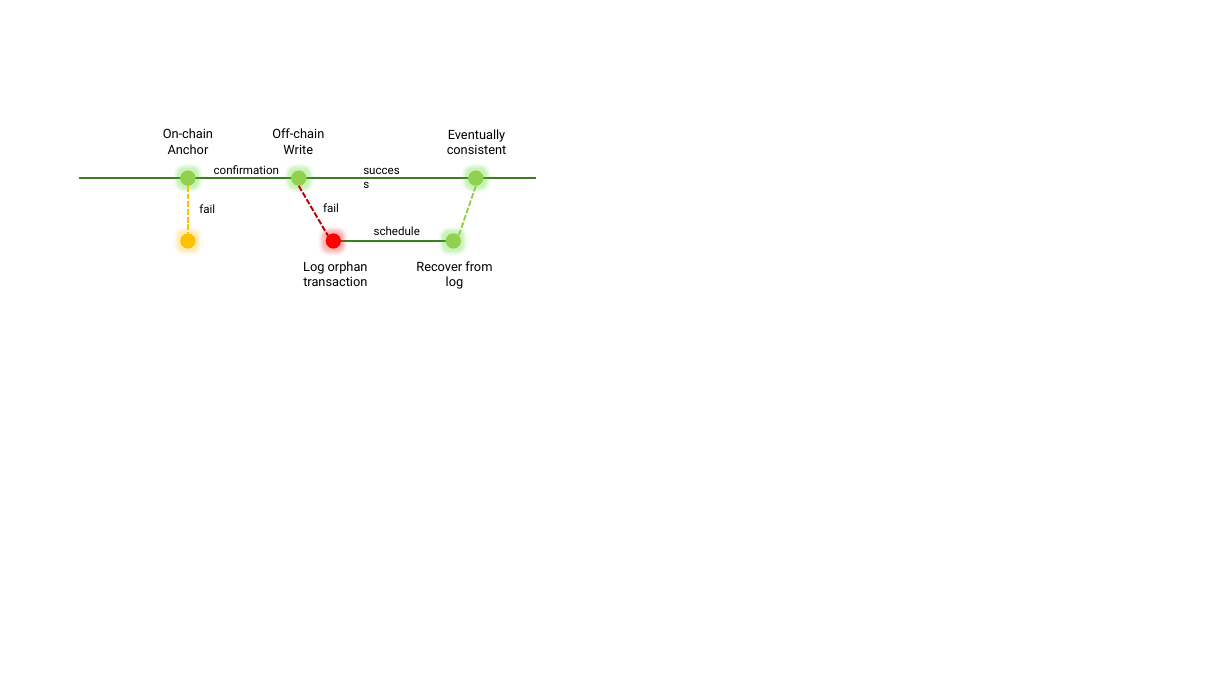
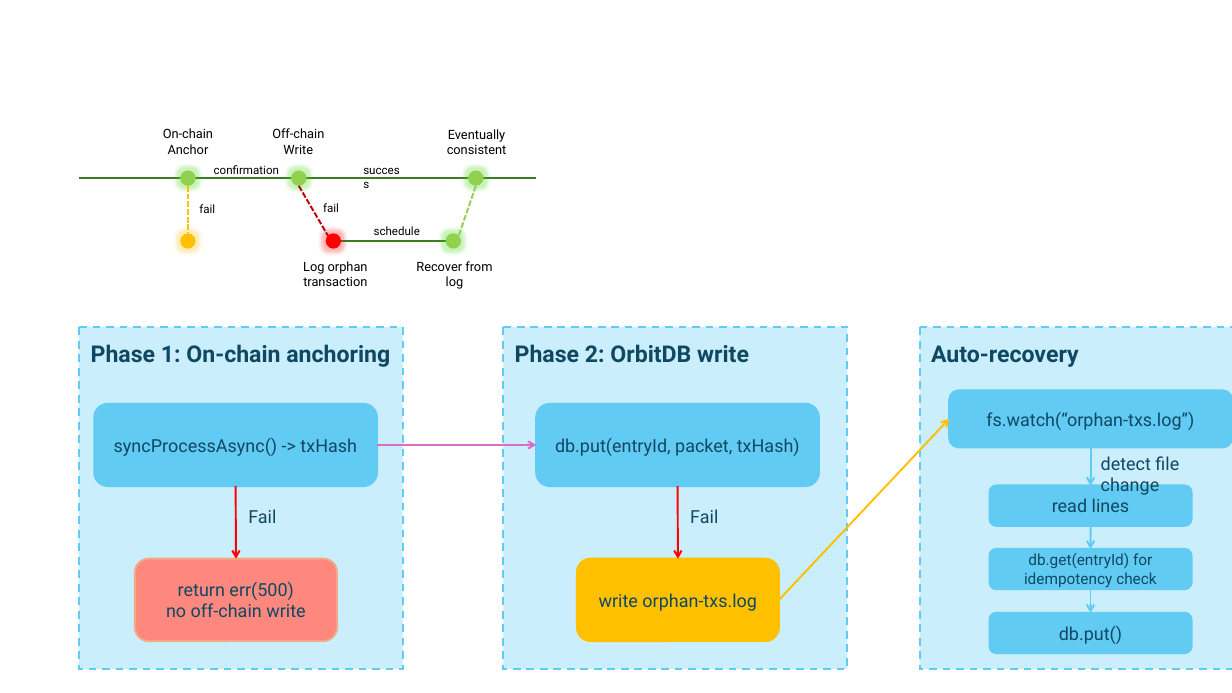
Before and after one commit to xinyuanhu1066/capstone-project, a slide deck: slide 5 of docs/ArchitectureBlockDiagram.pptx. Drawn at 1232x693 pixels with LibreOffice and Linux fonts; fonts in the diff are those of the drawing. Boxes give left, top, right and bottom in pixels: in the first picture for what was removed or moved away, otherwise in the second. Text is boxed around its words. In the diff, an @@ line names an element or a change of style, - is before the commit and + after.

```diff
--- a/docs/ArchitectureBlockDiagram.pptx
+++ b/docs/ArchitectureBlockDiagram.pptx
@@ group added at [79,327,1232,669]: 11 rounded rectangles, 7 arrows, 6 texts @@
+syncProcessAsync() -> txHash
+return err(500)
+no off-chain write
+Phase 1: On-chain anchoring
+Fail
+db.put(entryId, packet, txHash)
+write orphan-txs.log
+Phase 2: OrbitDB write
+Fail
+fs.watch(“orphan-txs.log”)
+read lines
+Auto-recovery
+detect file change
+db.get(entryId) for idempotency check
+db.put()
```
Also in this commit, not shown: 1 slide added, 1 other file.
